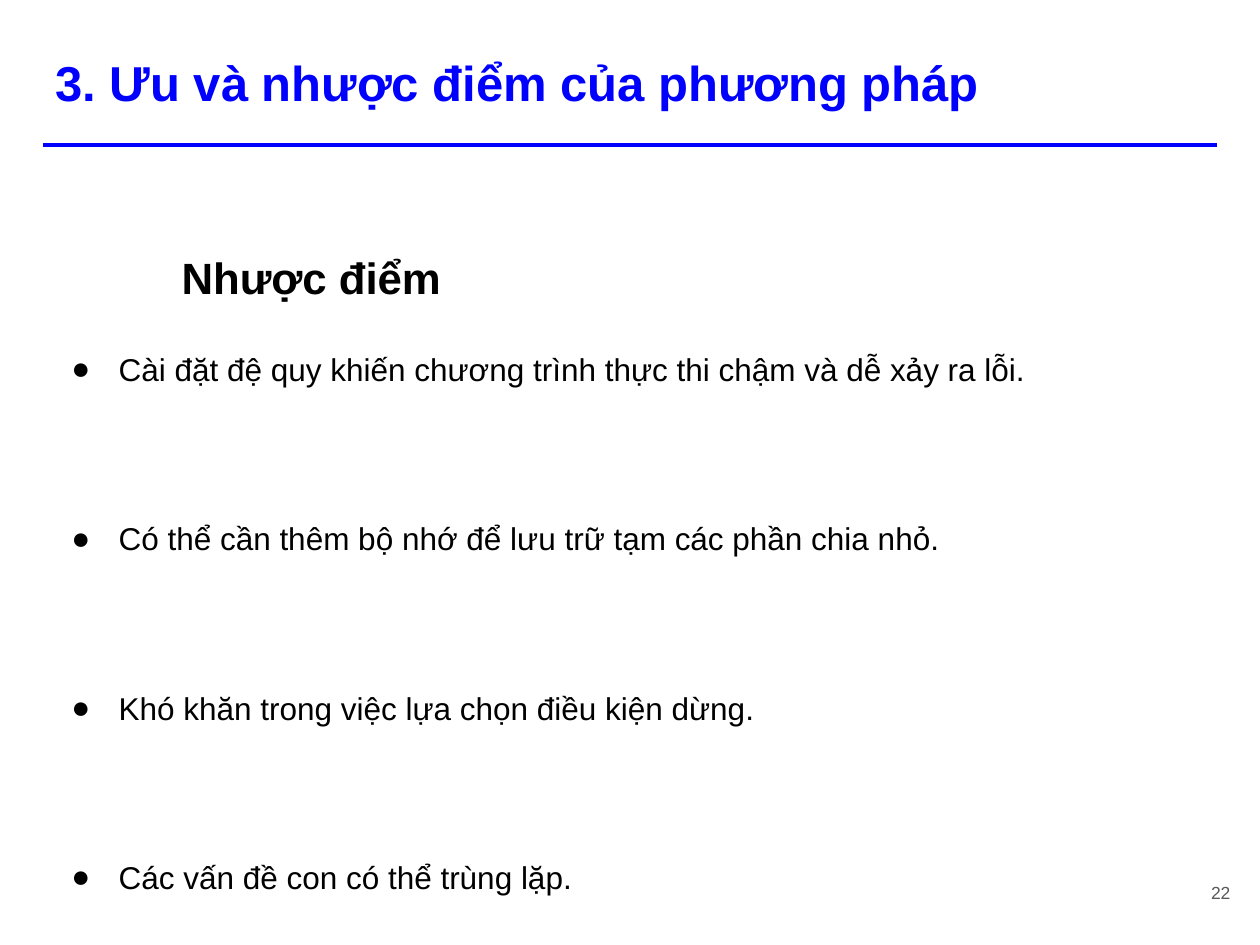
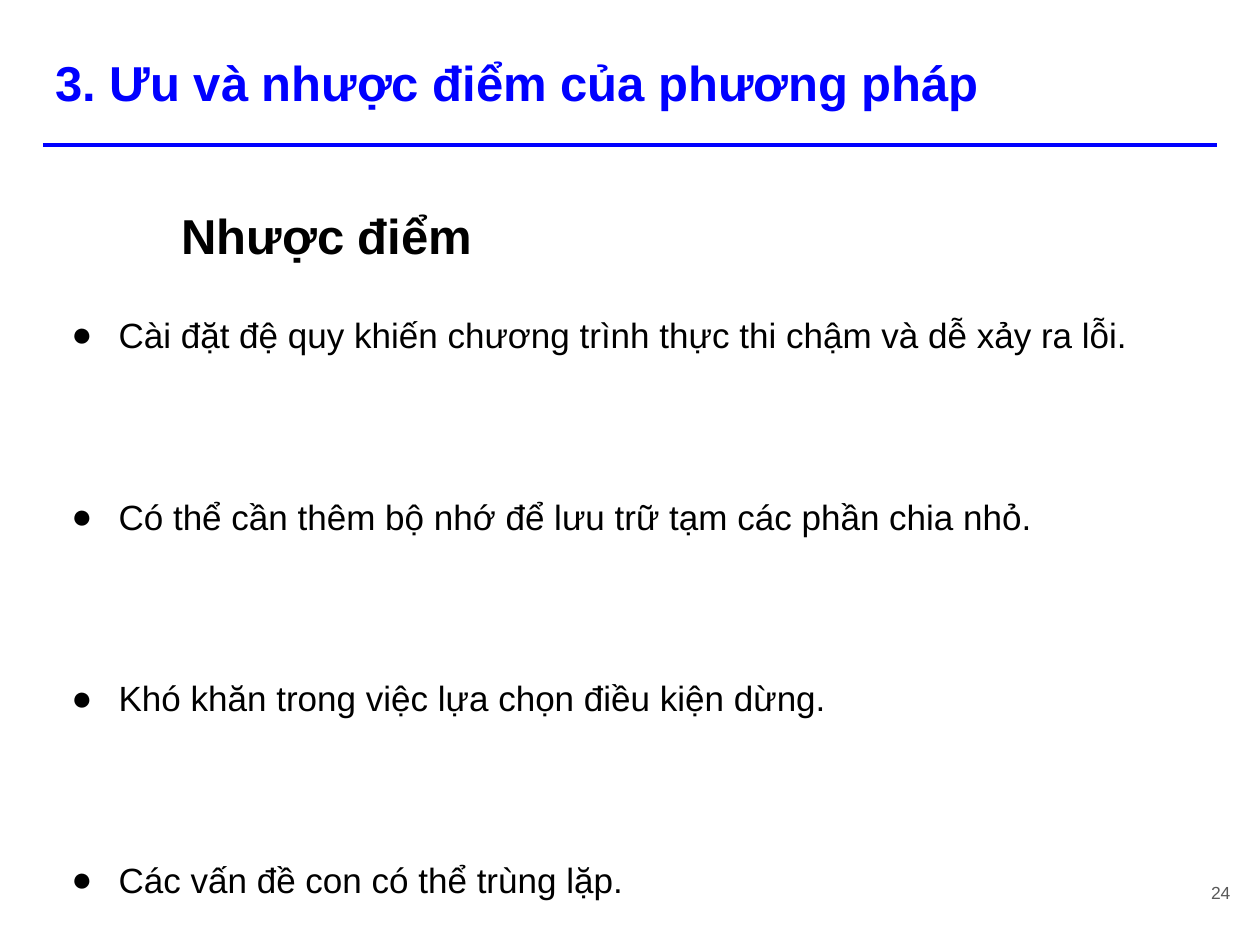
Before and after one commit to tiennvcs/CS112.L11.KHTN-DesignAnalysisAlgorithm, a slide deck: slide 24 of Seminar/[Seminar] Divide and Conquer.pptx (slide 22 before the commit). Drawn at 1260x945 pixels with LibreOffice and Linux fonts; fonts in the diff are those of the drawing. Boxes give left, top, right and bottom in pixels: in the first picture for what was removed or moved away, otherwise in the second. Text is boxed around its words. In the diff, an @@ line names an element or a change of style, - is before the commit and + after.

```diff
--- a/Seminar/[Seminar] Divide and Conquer.pptx
+++ b/Seminar/[Seminar] Divide and Conquer.pptx
@@ text "Nhược điểm": place and size @@
-text "Nhược điểm" at <box>119,259,1024,895</box>
+text "Nhược điểm" at <box>119,215,1127,900</box>
@@ text "Nhược điểm" at <box>119,215,1127,900</box>: size 25 to 28 pt in "Nhược điểm"; size 18 to 20 pt @@
@@ page number at <box>1211,887,1230,899</box>: text changed @@
-22
+24
```
Also in this commit, not shown: 16 other slides changed, 7 slides added, 1 slide removed.
